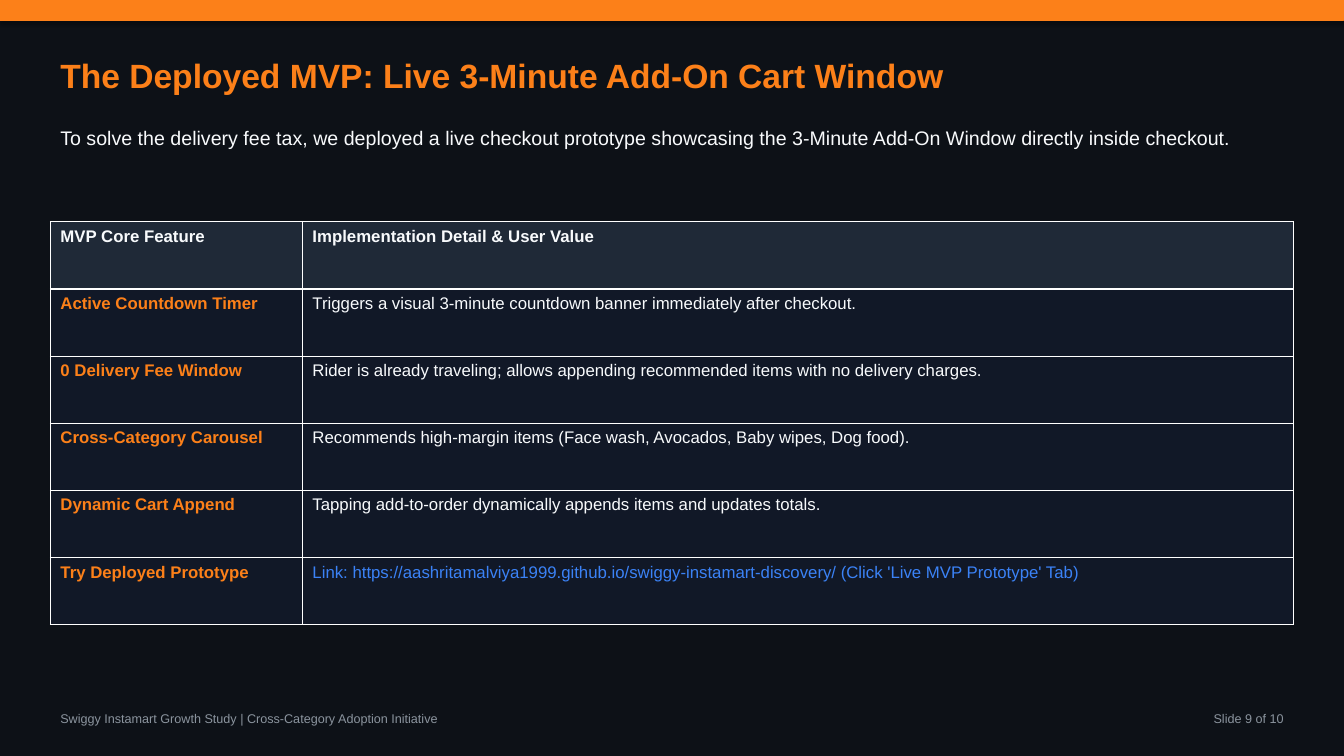
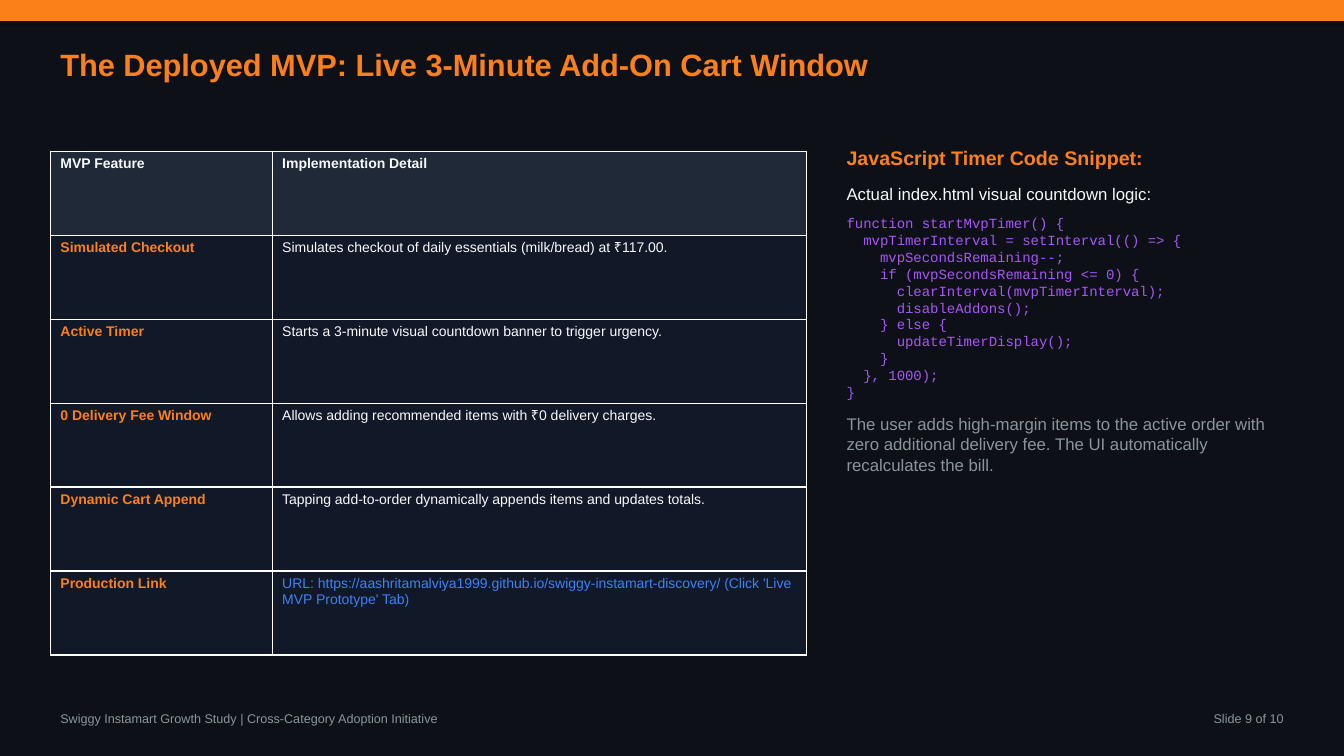
Before and after one commit to aashritamalviya1999/swiggy-instamart-discovery, a slide deck: slide 9 of NL Swiggy Instamart.pptx. Drawn at 1344x756 pixels with LibreOffice and Linux fonts; fonts in the diff are those of the drawing. Boxes give left, top, right and bottom in pixels: in the first picture for what was removed or moved away, otherwise in the second. Text is boxed around its words. In the diff, an @@ line names an element or a change of style, - is before the commit and + after.

Commit message:
Inject actual code, DB schema, prompting, and Hinglish translation snippets to PPTX slides

```diff
--- a/NL Swiggy Instamart.pptx
+++ b/NL Swiggy Instamart.pptx
@@ text "The Deployed MVP: Live 3-Minute ...": place and size @@
-text "The Deployed MVP: Live 3-Minute ..." at [60,63,943,95]
+text "The Deployed MVP: Live 3-Minute ..." at [60,53,867,81]
@@ text "The Deployed MVP: Live 3-Minute ..." at [60,53,867,81]: size 24 to 22 pt @@
@@ text removed at [60,130,1230,149] @@
-To solve the delivery fee tax, we deployed a live checkout prototype showcasing the 3-Minute Add-On Window directly inside checkout.
@@ table at [50,151,807,655] @@
-row 1, column 1: MVP Core Feature
+row 1, column 1: MVP Feature
-row 1, column 2: Implementation Detail & User Value
+row 1, column 2: Implementation Detail
-row 2, column 1: Active Countdown Timer
+row 2, column 1: Simulated Checkout
-row 2, column 2: Triggers a visual 3-minute countdown banner immediately after checkout.
+row 2, column 2: Simulates checkout of daily essentials (milk/bread) at ₹117.00.
-row 3, column 1: 0 Delivery Fee Window
+row 3, column 1: Active Timer
-row 3, column 2: Rider is already traveling; allows appending recommended items with no delivery charges.
+row 3, column 2: Starts a 3-minute visual countdown banner to trigger urgency.
-row 4, column 1: Cross-Category Carousel
+row 4, column 1: 0 Delivery Fee Window
-row 4, column 2: Recommends high-margin items (Face wash, Avocados, Baby wipes, Dog food).
+row 4, column 2: Allows adding recommended items with ₹0 delivery charges.
-row 6, column 1: Try Deployed Prototype
+row 6, column 1: Production Link
-row 6, column 2: Link: https://aashritamalviya1999.github.io/swiggy-instamart-discovery/ (Click 'Live MVP Prototype' Tab)
+row 6, column 2: URL: https://aashritamalviya1999.github.io/swiggy-instamart-discovery/ (Click 'Live MVP Prototype' Tab)
@@ size 12 to 10 pt in "Dynamic Cart Append", "Tapping add-to-order dynamically appends items and updates ..." @@
@@ table: place and size @@
-table at [50,222,1294,625]
+table at [50,151,807,655]
@@ text added at [847,150,1265,471], 10 pt, text #A855F7 @@
+JavaScript Timer Code Snippet:
+Actual index.html visual countdown logic:
+function startMvpTimer() {
+mvpTimerInterval = setInterval(() => {
+mvpSecondsRemaining--;
+if (mvpSecondsRemaining <= 0) {
+clearInterval(mvpTimerInterval);
+disableAddons();
+} else {
+updateTimerDisplay();
+}
+}, 1000);
+}
+The user adds high-margin items to the active order with zero additional delivery fee. The UI automatically recalculates the bill.
```
Also in this commit, not shown: 8 other slides changed, 1 other file.
